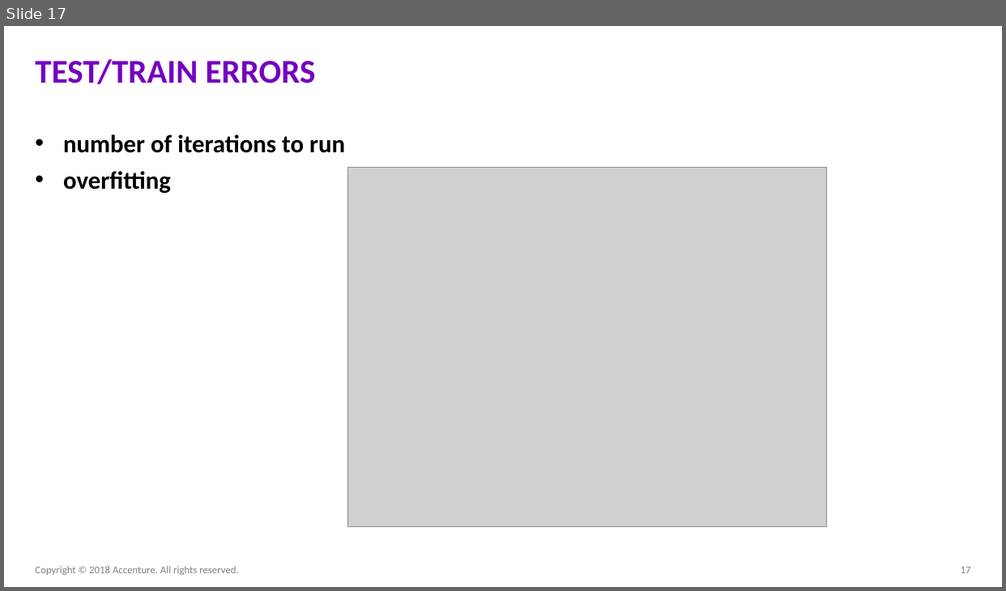
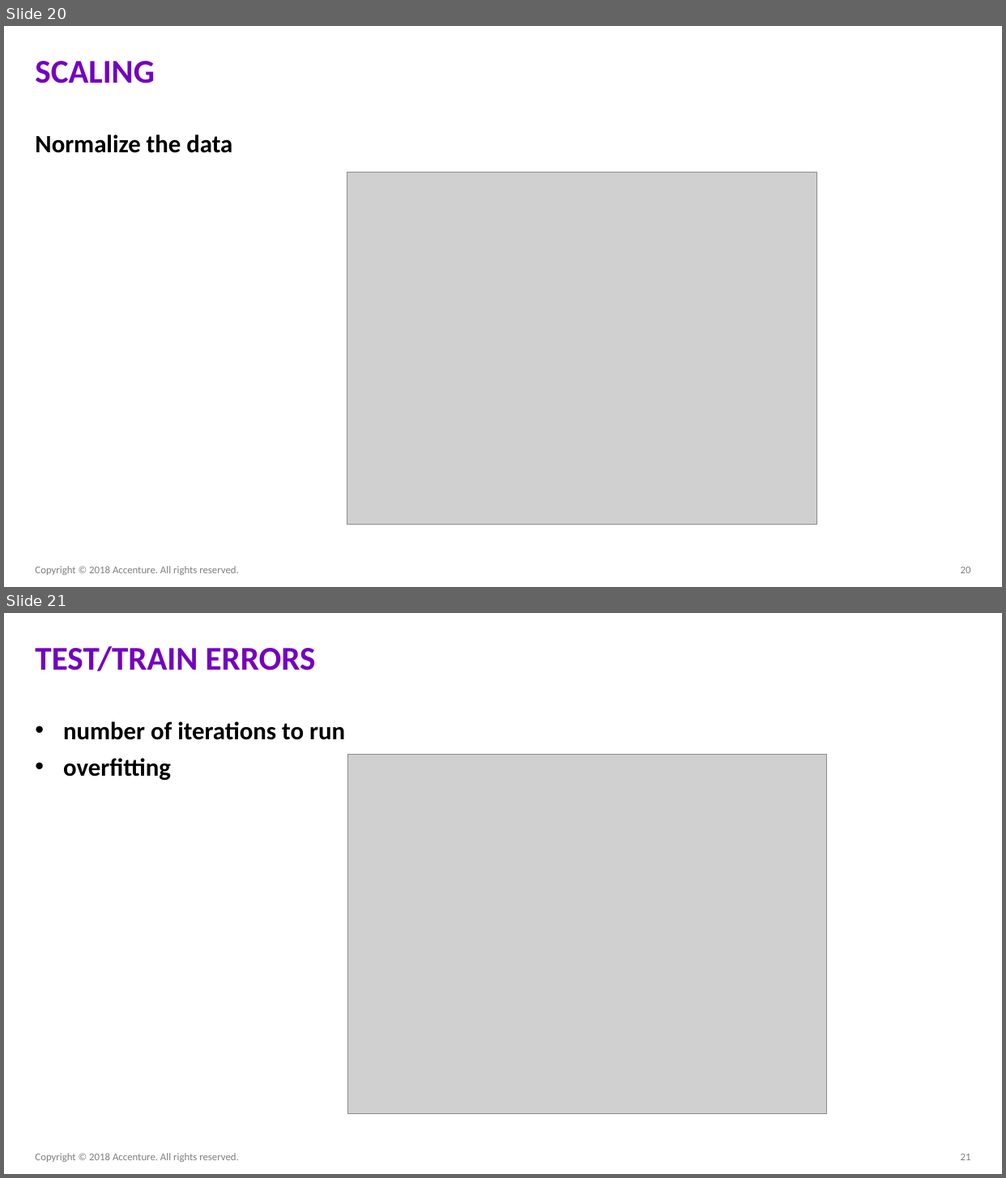
Before and after one commit to ameet123/na_la_nn, a slide deck: FY19 NA-LA.pptx. Shown one above the other, each under a label of ours: slide 17 before the commit, slides 20 and 21 after it. The pictures are 1006x591 and 1006x1178 pixels, drawn with LibreOffice and Linux fonts; fonts in the diff are those of the drawing; grey boxes stand for pictures. Boxes give left, top, right and bottom in pixels: in the first picture for what was removed or moved away, otherwise in the second. Text is boxed around its words. In the diff, an @@ line names an element or a change of style, - is before the commit and + after.

```diff
--- a/FY19 NA-LA.pptx
+++ b/FY19 NA-LA.pptx
@@ slide 20 added at <box>4,26,1002,587</box>, background #FFFFFF @@
@@ title added at <box>35,61,154,84</box>, 32 pt, text #7500C0, bold @@
+SCALING
@@ text added at <box>35,135,232,153</box>, 24 pt, text #000000, bold @@
+Normalize the data
@@ picture added at <box>347,172,817,525</box> @@
@@ text added at <box>35,566,239,575</box>, 10 pt, text #808080 @@
+Copyright © 2018 Accenture. All rights reserved.
@@ page number added at <box>961,567,971,574</box>, 10 pt, text #808080 @@
+20
@@ what was slide 17 is now slide 21 @@
@@ page number at <box>961,1154,971,1161</box>: text changed @@
-17
+21
```
Also in this commit, not shown: 6 slides changed, 3 other slides added, 2 other files.
